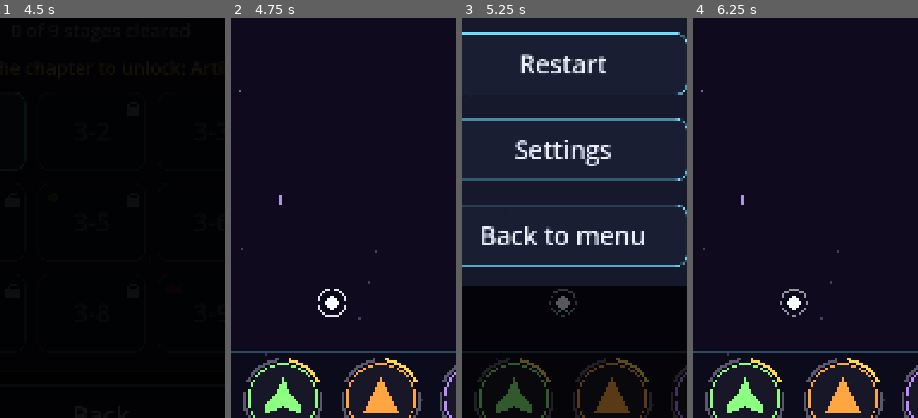
Above: before the commit, frames 1-4 (left to right).
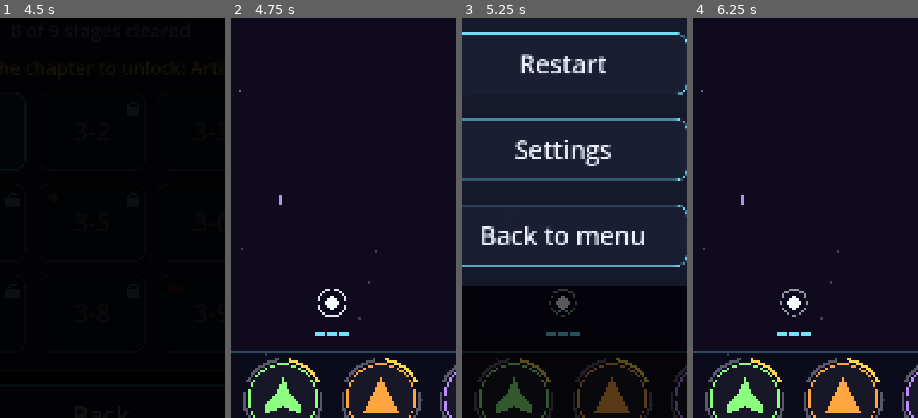
Above: after the commit, the same moments.

Repository: GDPonsoni/Nucleon-Squad-3D
Game: Godot game, scene res://scenes/menu.tscn
The game is run twice, just before and just after one commit, with the same random seed, the same clock (stepped at 60 frames per second) and the same inputs.
Inputs (mouse positions are % of the whole screen's width and height, from its top left):
- Up to frame 1 (4.5 s): click "Play" at 0.5 s; move the mouse to (72, 45) at 1.27 s; hold Right (ui_right) 1.28-2 s; click (72, 45) at 1.42 s; click (13, 16) at 2.02 s; click (87, 14) at 2.75 s; click (87, 16) at 3.52 s; click (21, 59) at 4.25 s
- Up to frame 2 (4.75 s): no input
- Up to frame 3 (5.25 s): click (90, 9) at 5 s
- Up to frame 4 (6.25 s): click "Restart" at 5.75 s
The pictures show only the part of the screen within x 28-78%, y 45-95%; the shares and areas given below are measured in that part.

Frame 1 is identical in both runs. In frame 2, 0.1% of the frame differs, in the area x 37-53%, y 78-80%; in frame 3, 0.1%; in frame 4, 0.1%.

Commit message:
fix(player): troca de nave na barra voltava a não funcionar e mostra a saúde da nave
O TouchInput registrava o dedo antes de perguntar à barra se o toque era
um toque curto; com o dedo registrado, a barra se considerava em jogo e
recusava todo toque, então nenhuma troca acontecia. O filtro agora é
consultado antes. O teste de fumaça simula o toque curto (deve trocar) e
o arraste a partir do ícone (não deve trocar).

Segmentos de saúde logo abaixo da nave mostram os hits do corpo ativo:
piscam ao perder um hit e pulsam em vermelho quando sobra só um.

Co-Authored-By: Claude Opus 5.5 <noreply@anthropic.com>

Diff:
--- a/scripts/core/game.gd
+++ b/scripts/core/game.gd
@@ -87,6 +87,11 @@
 	player.setup(context)
 	context.player = player
 	player.shield_charges = state.shields
+	player.max_health = state.max_hits
+	state.hits_changed.connect(func(index: int, left: int) -> void:
+		if index == state.current:
+			player.health = left)
+	state.body_changed.connect(func(index: int) -> void: player.set("health", state.hits_left[index]))
 	state.shields_changed.connect(func(count: int) -> void: player.shield_charges = count)
 
 	# Nave auxiliar (opcional): desenhada atrás da nave principal
--- a/scripts/core/params.gd
+++ b/scripts/core/params.gd
@@ -171,6 +171,10 @@
 var nucleus_ring_alpha: float = 0.45
 var nucleus_ring_alpha_slow: float = 1.0  # anel mais forte na câmera lenta
 var nucleus_pulse_speed: float = 6.0
+var health_pip_size: Vector2 = Vector2(22.0, 10.0)  # segmentos de saúde embaixo da nave
+var health_pip_gap: float = 5.0
+var health_offset: float = 14.0  # distância da base da nave até a barra de saúde
+var health_flash_seconds: float = 0.3  # a barra pisca em branco ao perder um hit
 var level_up_pulse_seconds: float = 0.5
 var level_up_pulse_growth: float = 2.0
 var level_up_pulse_width: float = 10.0
--- a/scripts/player/player.gd
+++ b/scripts/player/player.gd
@@ -13,6 +13,15 @@
 	set(value):
 		shield_charges = value
 		queue_redraw()
+## Saúde do corpo ativo, mostrada em segmentos logo abaixo da nave.
+var max_health: int = 3
+var health: int = 3:
+	set(value):
+		if value < health:
+			_health_flash_left = Params.health_flash_seconds
+		health = value
+		queue_redraw()
+var _health_flash_left: float = 0.0
 ## Limite de baixo para a nave, em coordenadas de tela (topo da barra de troca).
 var bottom_limit: float = INF
 
@@ -100,6 +109,7 @@
 		self_modulate.a = 1.0
 
 	_level_pulse_left = maxf(_level_pulse_left - delta, 0.0)
+	_health_flash_left = maxf(_health_flash_left - delta / maxf(Engine.time_scale, 0.01), 0.0)
 	# Halo do núcleo e pulso de nível são animados
 	queue_redraw()
 
@@ -112,6 +122,8 @@
 		draw_colored_polygon(points, body.color)
 
 	_draw_nucleus()
+	if body != null:
+		_draw_health()
 	if shield_charges > 0:
 		_draw_shield()
 
@@ -138,6 +150,30 @@
 		draw_line(dir * Params.nucleus_radius * 0.2, dir * Params.nucleus_radius, Params.background_color, 3.0)
 
 
+## Segmentos de saúde embaixo da nave: cheios na cor do corpo, vazios só com contorno.
+## Perder um hit faz a barra piscar; com 1 hit restante, os segmentos pulsam em vermelho.
+func _draw_health() -> void:
+	var w: float = Params.health_pip_size.x
+	var h: float = Params.health_pip_size.y
+	var gap: float = Params.health_pip_gap
+	var total: float = max_health * w + (max_health - 1) * gap
+	var top: float = Params.ship_size.y * 0.5 + Params.health_offset
+	var critical: bool = health == 1 and max_health > 1
+	var pulse: float = 0.5 + 0.5 * sin(Time.get_ticks_msec() * 0.012)
+	var fill: Color = body.color
+	if critical:
+		fill = Params.hud_hit_flash_color.lerp(Color.WHITE, pulse * 0.4)
+	if _health_flash_left > 0.0:
+		fill = Color.WHITE
+	draw_rect(Rect2(-total * 0.5 - 4.0, top - 4.0, total + 8.0, h + 8.0), Color(Params.nucleus_outline_color, 0.7))
+	for i in max_health:
+		var rect := Rect2(-total * 0.5 + i * (w + gap), top, w, h)
+		if i < health:
+			draw_rect(rect, fill)
+		else:
+			draw_rect(rect, Color(Params.hud_dead_color, 0.9), false, 2.0)
+
+
 ## Anel do escudo dividido em segmentos, um por escudo restante.
 func _draw_shield() -> void:
 	var radius: float = Params.ship_size.y * Params.shield_ring_scale
--- a/scripts/player/touch_input.gd
+++ b/scripts/player/touch_input.gd
@@ -46,8 +46,11 @@
 	if event is InputEventScreenTouch:
 		var touch := event as InputEventScreenTouch
 		if touch.pressed and _index == NO_TOUCH:
+			# Consulta o filtro antes de registrar o dedo: com o dedo registrado, a barra
+			# de troca se considera "em jogo" e recusaria todo toque curto
+			var tap: bool = tap_filter.is_valid() and tap_filter.call(touch.position)
 			_index = touch.index
-			if tap_filter.is_valid() and tap_filter.call(touch.position):
+			if tap:
 				_pending = true
 				_pending_start = touch.position
 				_pending_usec = Time.get_ticks_usec()
--- a/tests/ui_smoke.gd
+++ b/tests/ui_smoke.gd
@@ -52,6 +52,7 @@
 					overflow += _check_overflow(scene, "stage_select cap %d %s" % [c + 1, language])
 			scene.queue_free()
 			await get_tree().process_frame
+	failures += await _check_ship_switch()
 	# Painel de configurações: mexe em tudo
 	var panel := SettingsPanel.new()
 	get_tree().root.add_child(panel)
@@ -92,3 +93,45 @@
 			return true
 		node = node.get_parent()
 	return false
+
+
+
+## Troca de nave na barra: toque curto num ícone troca; arrastar a partir dele não.
+func _check_ship_switch() -> int:
+	var game: Node = (load("res://scenes/game.tscn") as PackedScene).instantiate()
+	get_tree().root.add_child(game)
+	for i in 10:
+		await get_tree().process_frame
+	var switcher: BodySwitcher = game.get("switcher")
+	var state: MatchState = game.get("state")
+	var icon: Vector2 = switcher.get("_positions")[1]
+	await _touch(icon, true)
+	await _touch(icon, false)
+	var errors: int = 0
+	if state.current != 1:
+		printerr("FALHOU: toque curto no ícone não trocou de nave")
+		errors += 1
+	var other: Vector2 = switcher.get("_positions")[2]
+	await _touch(other, true)
+	var drag := InputEventScreenDrag.new()
+	drag.index = 0
+	drag.position = other + Vector2(0.0, -200.0)
+	Input.parse_input_event(drag)
+	await get_tree().process_frame
+	await _touch(drag.position, false)
+	if state.current != 1:
+		printerr("FALHOU: arrastar a partir do ícone trocou de nave")
+		errors += 1
+	game.queue_free()
+	await get_tree().process_frame
+	return errors
+
+
+func _touch(pos: Vector2, pressed: bool) -> void:
+	var event := InputEventScreenTouch.new()
+	event.index = 0
+	event.position = pos
+	event.pressed = pressed
+	Input.parse_input_event(event)
+	await get_tree().process_frame
+	await get_tree().process_frame
